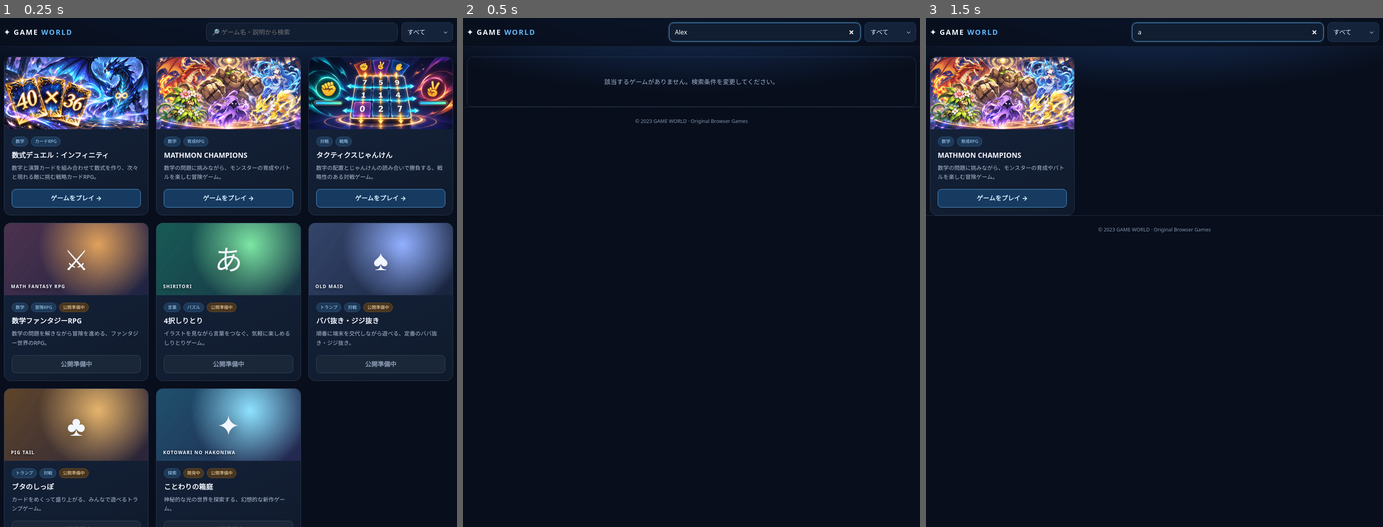
Above: before the commit, frames 1-3 (left to right).
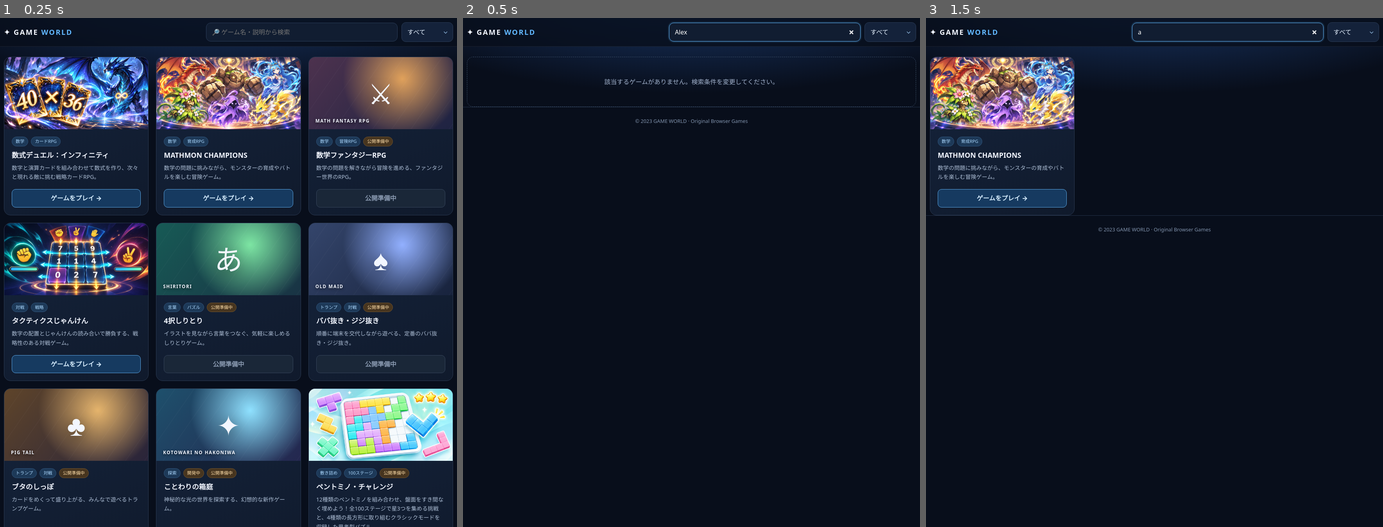
Above: after the commit, the same moments.

Repository: b092089-max/my-games
Game: browser game, page index.html
Same seed, same stepped clock (60 frames per second), same inputs: the game is played once before the commit and once after it.
Inputs (mouse positions are in pixels of both pictures, inside the frame that each line leads up to):
- Up to frame 1 (0.25 s): no input
- Up to frame 2 (0.5 s): click (764, 33) at 0.27 s; type "Alex" at 0.27 s
- Up to frame 3 (1.5 s): click (1227, 33) at 1.27 s; type "a" at 1.27 s; tap Enter at 1.3 s

The runs differ from the first frame. In frame 1, 18% of the frame differs, in the area x 0-100%, y 7-100%; in frame 2, nothing differs; in frame 3, nothing differs.

Commit message:
Add files via upload

Diff:
--- a/index.html
+++ b/index.html
@@ -38,12 +38,13 @@
 const games = [
   {title:'数式デュエル：インフィニティ',category:'数学',tags:['数学','カードRPG'],description:'数字と演算カードを組み合わせて数式を作り、次々と現れる敵に挑む戦略カードRPG。',url:'games/math-duel/index.html',published:true,icon:'∞',word:'FORMULA DUEL',start:'#32246d',end:'#111e43',glow:'#aa77ff',image:'assets/thumbnails/math-duel.png'},
   {title:'MATHMON CHAMPIONS',category:'数学',tags:['数学','育成RPG'],description:'数学の問題に挑みながら、モンスターの育成やバトルを楽しむ冒険ゲーム。',url:'games/mathmon/index.html',published:true,icon:'✧',word:'MATHMON CHAMPIONS',start:'#164c6b',end:'#132d43',glow:'#46d8de',image:'assets/thumbnails/mathmon.png'},
+  {title:'数学ファンタジーRPG',category:'数学',tags:['数学','冒険RPG'],description:'数学の問題を解きながら冒険を進める、ファンタジー世界のRPG。',url:'games/math-rpg/',published:false,icon:'⚔',word:'MATH FANTASY RPG',start:'#4d324e',end:'#1e2342',glow:'#e0a15b',image:''},
   {title:'タクティクスじゃんけん',category:'対戦',tags:['対戦','戦略'],description:'数字の配置とじゃんけんの読み合いで勝負する、戦略性のある対戦ゲーム。',url:'games/tactics-janken/index.html',published:true,icon:'✊',word:'TACTICS JANKEN',start:'#5c2c51',end:'#282045',glow:'#ed6ca3',image:'assets/thumbnails/tactics-janken.png'},
-  {title:'数学ファンタジーRPG',category:'数学',tags:['数学','冒険RPG'],description:'数学の問題を解きながら冒険を進める、ファンタジー世界のRPG。',url:'games/math-rpg/',published:false,icon:'⚔',word:'MATH FANTASY RPG',start:'#4d324e',end:'#1e2342',glow:'#e0a15b',image:''},
   {title:'4択しりとり',category:'パズル',tags:['言葉','パズル'],description:'イラストを見ながら言葉をつなぐ、気軽に楽しめるしりとりゲーム。',url:'games/shiritori/',published:false,icon:'あ',word:'SHIRITORI',start:'#175a55',end:'#193344',glow:'#7de5a3',image:''},
   {title:'ババ抜き・ジジ抜き',category:'トランプ',tags:['トランプ','対戦'],description:'順番に端末を交代しながら遊べる、定番のババ抜き・ジジ抜き。',url:'games/old-maid/',published:false,icon:'♠',word:'OLD MAID',start:'#34456b',end:'#18233d',glow:'#92b0ff',image:''},
   {title:'ブタのしっぽ',category:'トランプ',tags:['トランプ','対戦'],description:'カードをめくって盛り上がる、みんなで遊べるトランプゲーム。',url:'games/pig-tail/',published:false,icon:'♣',word:'PIG TAIL',start:'#5e442a',end:'#29243a',glow:'#e5b46c',image:''},
-  {title:'ことわりの箱庭',category:'その他',tags:['探索','開発中'],description:'神秘的な光の世界を探索する、幻想的な新作ゲーム。',url:'games/kotowari/',published:false,icon:'✦',word:'KOTOWARI NO HAKONIWA',start:'#1e506c',end:'#24274f',glow:'#8fe1ff',image:''}
+  {title:'ことわりの箱庭',category:'その他',tags:['探索','開発中'],description:'神秘的な光の世界を探索する、幻想的な新作ゲーム。',url:'games/kotowari/',published:false,icon:'✦',word:'KOTOWARI NO HAKONIWA',start:'#1e506c',end:'#24274f',glow:'#8fe1ff',image:''},
+  {title:'ペントミノ・チャレンジ',category:'パズル',tags:['敷き詰め','100ステージ'],description:'12種類のペントミノを組み合わせ、盤面をすき間なく埋めよう！全100ステージで星3つを集める挑戦と、4種類の長方形に取り組むクラシックモードを収録した思考型パズル。',url:'games/pentomino-challenge/index.html',published:false,icon:'🧩',word:'PENTOMINO CHALLENGE',start:'#E3F5F0',end:'#648FB8',glow:'#79D5C1',image:'assets/thumbnails/pentomino-challenge.png'}
 ];
 const $ = id=>document.getElementById(id);
 const categories=['すべて','数学','対戦','パズル','トランプ','その他'];
Binary file added: assets/thumbnails/pentomino-challenge.png
